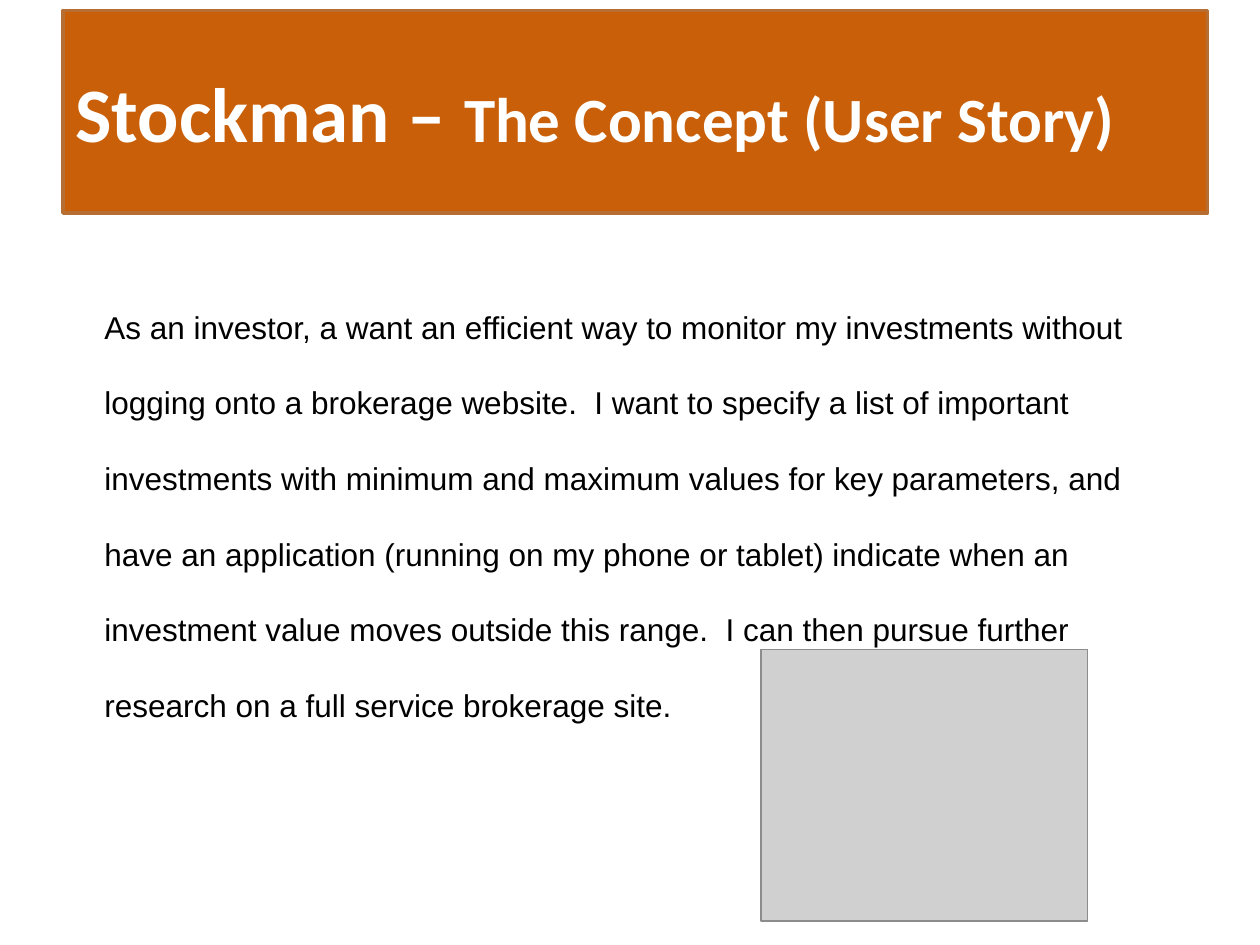
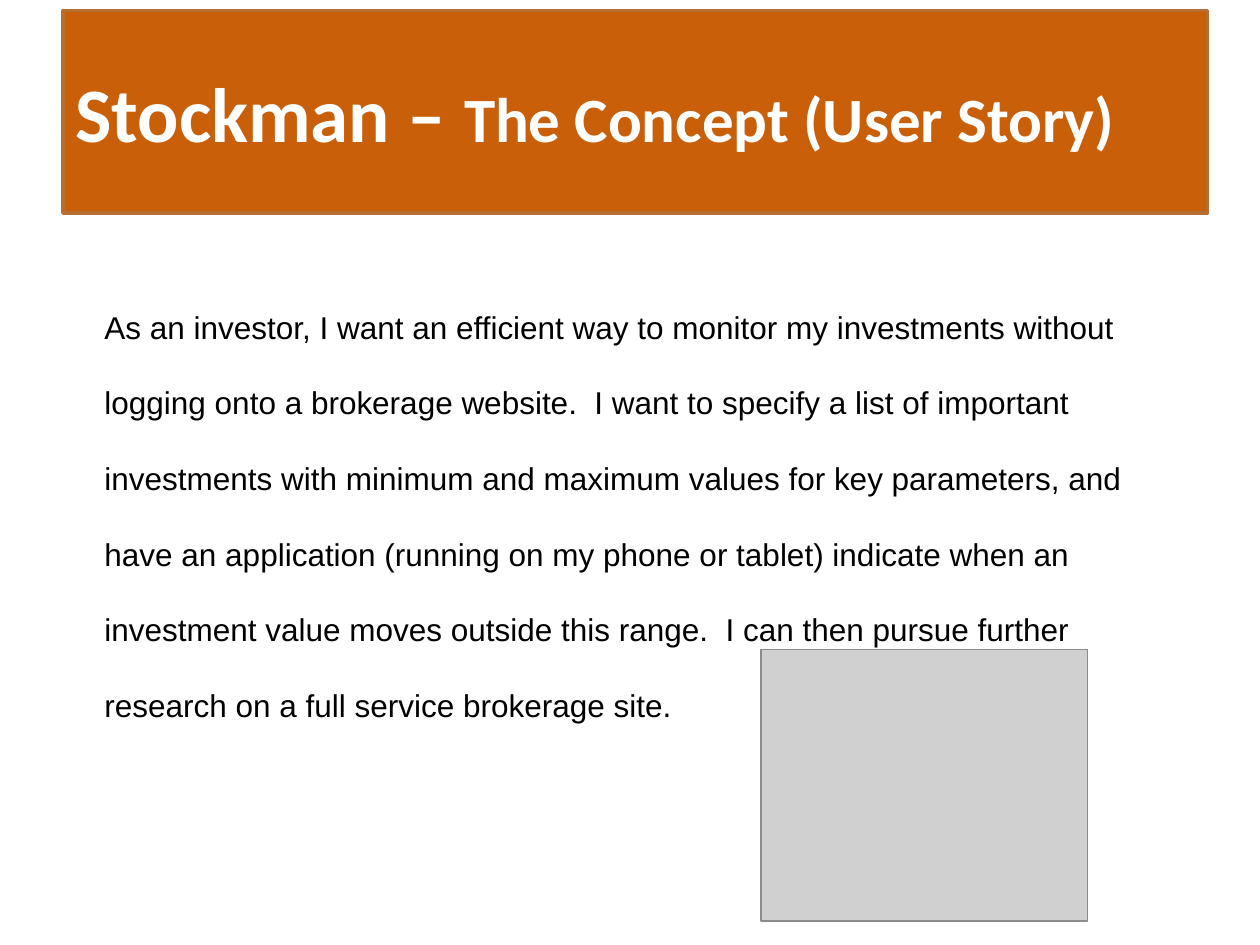
Before and after one commit to tzeuch0922/stock-manager, a slide deck: slide 3 of artifacts/Stockman-Presentation.pptx. Drawn at 1260x945 pixels with LibreOffice and Linux fonts; fonts in the diff are those of the drawing; grey boxes stand for pictures. Boxes give left, top, right and bottom in pixels: in the first picture for what was removed or moved away, otherwise in the second. Text is boxed around its words. In the diff, an @@ line names an element or a change of style, - is before the commit and + after.

```diff
--- a/artifacts/Stockman-Presentation.pptx
+++ b/artifacts/Stockman-Presentation.pptx
@@ text at [104, 316, 1121, 723]: text changed @@
-  As an investor, a want an efficient way to monitor my investments without logging onto a brokerage website. I want to specify a list of important investments with minimum and maximum values for key parameters, and have an application (running on my phone or tablet) indicate when an investment value moves outside this range. I can then pursue further research on a full service brokerage site.
+  As an investor, I want an efficient way to monitor my investments without logging onto a brokerage website. I want to specify a list of important investments with minimum and maximum values for key parameters, and have an application (running on my phone or tablet) indicate when an investment value moves outside this range. I can then pursue further research on a full service brokerage site.
```
Also in this commit, not shown: 2 other slides changed, 1 other file.
